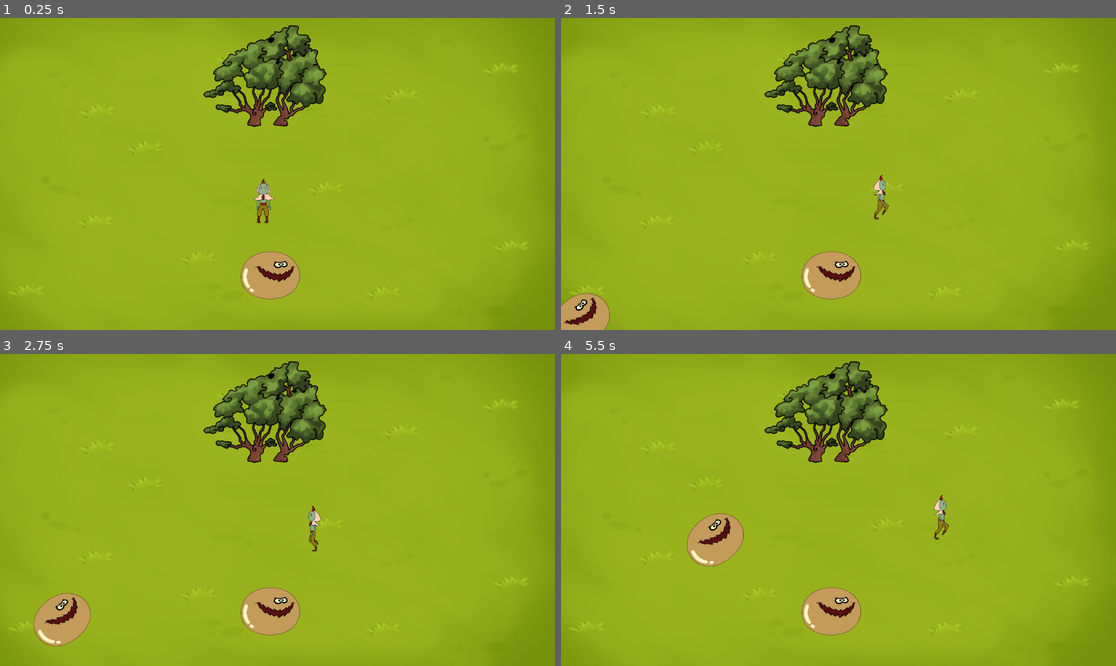
Above: before the commit, frames 1-4 (two rows, left to right).
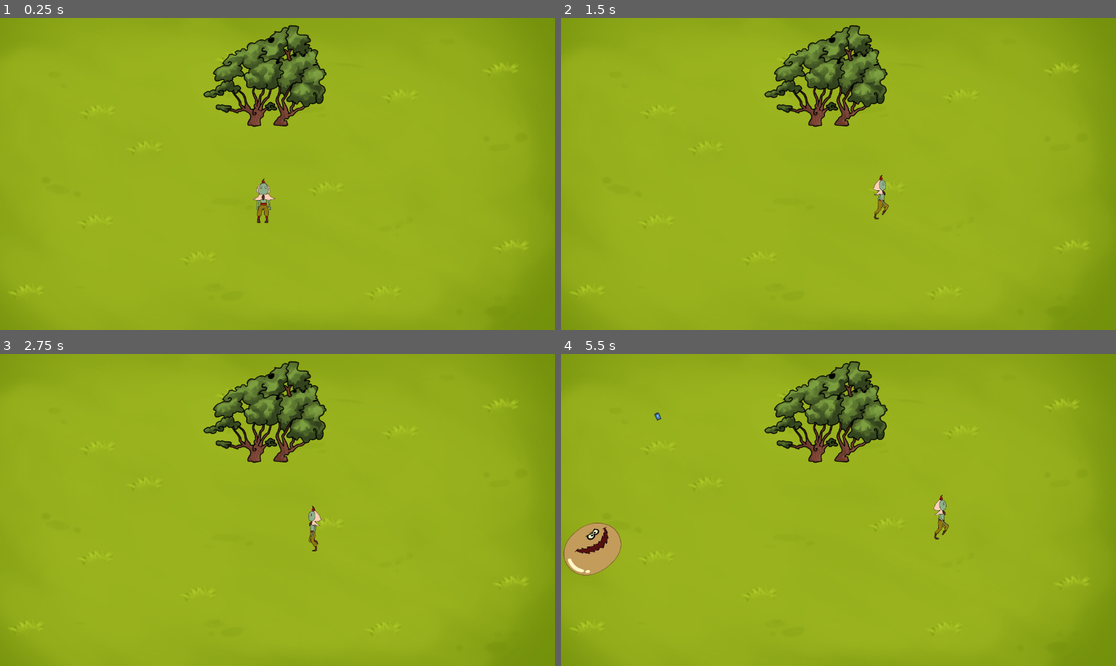
Above: after the commit, the same moments.

Repository: wmas516/SOFTENG700-Guardians-of-the-Forest
Game: Godot game, scene res://main/scenes/levels/defense/Defense.tscn
The game is run twice, just before and just after one commit, with the same random seed, the same clock (stepped at 60 frames per second) and the same inputs. This scene is started directly instead of the project's main scene. The engine's default icon, where the game draws it, is replaced by a stand-in: a white triangle on a blue panel in a dark square.
Inputs:
- Up to frame 1 (0.25 s): no input
- Up to frame 2 (1.5 s): tap Enter at 0.5 s; hold D (Right) from 0.53 s (still down); tap C (Damage) at 0.6, 1.35 s; tap W (Up) at 0.77 s
- Up to frame 3 (2.75 s): tap W (Up) at 1.52 s; release D (Right) at 2.03 s; hold A (Left) from 2.03 s (still down); tap E (Heal) at 2.1 s; tap C (Damage) at 2.3 s
- Up to frame 4 (5.5 s): release A (Left) at 2.78 s; hold D (Right) 2.78-4.28 s; tap C (Damage) at 2.85, 3.6, 4.55, 5.1 s; tap W (Up) at 3.02, 3.77, 4.52 s; hold A (Left) 4.28-5.03 s; tap E (Heal) at 4.35 s; hold D (Right) from 5.03 s (still down)

The runs differ from the first frame. In frame 1, 1.3% of the frame differs, in the area x 43-55%, y 74-91%; in frame 2, 2.2%; in frame 3, 2.7%; in frame 4, 4.0%, in the area x 0-55%, y 18-91%.

Commit message:
feat: Added spawning of enemies

Diff:
--- a/guardians-of-the-forrest/main/scenes/levels/defense/Defense.tscn
+++ b/guardians-of-the-forrest/main/scenes/levels/defense/Defense.tscn
@@ -9,16 +9,36 @@
 [ext_resource type="PackedScene" uid="uid://bplrvtsqqw2rr" path="res://main/scenes/levels/defense/Enemy.tscn" id="6_nn2o5"]
 [ext_resource type="Script" uid="uid://8af6ifjc83pk" path="res://main/scripts/src/main/defense/Tree.gd" id="6_vbpy5"]
 [ext_resource type="Script" uid="uid://bvennvoixoq0v" path="res://main/scripts/src/main/defense/Enemy.gd" id="8_e18um"]
-[ext_resource type="Script" uid="uid://cjlm3u7rcl4br" path="res://main/scripts/src/main/defense/EnemyPath.gd" id="9_e18um"]
+[ext_resource type="Texture2D" uid="uid://wvfopgv0smo7" path="res://icon.svg" id="10_1n74u"]
 
-[sub_resource type="Curve2D" id="Curve2D_vbpy5"]
+[sub_resource type="Curve2D" id="Curve2D_1n74u"]
 _data = {
-"points": PackedVector2Array(0, 0, 0, 0, -14.461538, 688.15015, 0, 0, 0, 0, 679.0659, 41.811844)
+"points": PackedVector2Array(0, 0, 0, 0, -59.6765, 751.81177, 0, 0, 0, 0, 583.73926, 158.81908)
 }
 point_count = 2
 
-[node name="Defense" type="Node2D" unique_id=1123565302]
+[sub_resource type="Curve2D" id="Curve2D_a68iq"]
+_data = {
+"points": PackedVector2Array(0, 0, 0, 0, -50, 300, 0, 0, 0, 0, -50, 650)
+}
+point_count = 2
+
+[sub_resource type="Curve2D" id="Curve2D_xkn8c"]
+_data = {
+"points": PackedVector2Array(0, 0, 0, 0, 1200, 300, 0, 0, 0, 0, 1200, 650)
+}
+point_count = 2
+
+[sub_resource type="Curve2D" id="Curve2D_3sbh2"]
+_data = {
+"points": PackedVector2Array(0, 0, 0, 0, -50, 700, 0, 0, 0, 0, 1200, 700)
+}
+point_count = 2
+
+[node name="Defense" type="Node2D" unique_id=1123565302 node_paths=PackedStringArray("enemy", "spawnTimer")]
 script = ExtResource("1_1n74u")
+enemy = NodePath("Enemy")
+spawnTimer = NodePath("SpawnTimer")
 
 [node name="PlayerDef" parent="." unique_id=868766390 instance=ExtResource("2_3g5mn")]
 position = Vector2(548.00006, 375.00003)
@@ -52,35 +72,57 @@
 collision_mask = 7
 script = ExtResource("6_vbpy5")
 
-[node name="Enemy" parent="." unique_id=475867398 groups=["Enemies", "Target"] instance=ExtResource("6_nn2o5")]
+[node name="Enemy" parent="." unique_id=475867398 node_paths=PackedStringArray("damageTimer") groups=["Enemies", "Target"] instance=ExtResource("6_nn2o5")]
 z_index = 1
-position = Vector2(-64.31964, 717.8642)
-rotation = -0.71428794
-scale = Vector2(0.12125105, 0.12063749)
-skew = -0.07199359
+position = Vector2(-70.00001, 639)
+rotation = -0.6729137
+scale = Vector2(0.1216119, 0.12027373)
+skew = -0.071320176
 collision_layer = 2
-collision_mask = 7
+collision_mask = 5
 script = ExtResource("8_e18um")
+damageTimer = NodePath("DamageTimer")
 
-[node name="Enemy2" parent="." unique_id=997142279 groups=["Enemies", "Target"] instance=ExtResource("6_nn2o5")]
-z_index = 1
-position = Vector2(559.0001, 534)
-scale = Vector2(0.12, 0.12)
-collision_layer = 2
-collision_mask = 7
-script = ExtResource("8_e18um")
+[node name="EnemyPath" type="Path2D" parent="Enemy" unique_id=190554370]
+position = Vector2(4140.663, -3977.854)
+rotation = 0.7083764
+scale = Vector2(7.7195563, 8.149365)
+curve = SubResource("Curve2D_1n74u")
 
-[node name="Path2D" type="Path2D" parent="." unique_id=1267324426]
-position = Vector2(-7.926605, 152.52545)
-scale = Vector2(0.8348624, 0.7766831)
-curve = SubResource("Curve2D_vbpy5")
+[node name="Position" type="PathFollow2D" parent="Enemy/EnemyPath" unique_id=1713734844]
+position = Vector2(-59.6765, 751.81177)
+rotation = -0.74463886
 
-[node name="PathFollow2D" type="PathFollow2D" parent="Path2D" unique_id=1690878681]
-position = Vector2(-14.461538, 688.15015)
-rotation = -0.75019336
-script = ExtResource("9_e18um")
+[node name="TextureRect" type="TextureRect" parent="Enemy/EnemyPath/Position" unique_id=435693938]
+offset_right = 10.3671875
+offset_bottom = 15.981812
+texture = ExtResource("10_1n74u")
+expand_mode = 1
 
-[node name="RemoteTransform2D" type="RemoteTransform2D" parent="Path2D/PathFollow2D" unique_id=2012538046]
-position = Vector2(-65.92842, -7.1221848)
-scale = Vector2(0.15, 0.15)
-remote_path = NodePath("../../../Enemy")
+[node name="DamageTimer" type="Timer" parent="Enemy" unique_id=1082693588]
+
+[node name="SpawnTimer" type="Timer" parent="." unique_id=133030815]
+wait_time = 4.0
+
+[node name="Left" type="Path2D" parent="." unique_id=326367309]
+curve = SubResource("Curve2D_a68iq")
+
+[node name="Position" type="PathFollow2D" parent="Left" unique_id=917788338]
+position = Vector2(-50, 300)
+rotation = 1.5707964
+
+[node name="Right" type="Path2D" parent="." unique_id=244885232]
+curve = SubResource("Curve2D_xkn8c")
+
+[node name="Position" type="PathFollow2D" parent="Right" unique_id=1357526468]
+position = Vector2(1200, 300)
+rotation = 1.5707964
+
+[node name="Bottom" type="Path2D" parent="." unique_id=2060728132]
+curve = SubResource("Curve2D_3sbh2")
+
+[node name="Position" type="PathFollow2D" parent="Bottom" unique_id=453209793]
+position = Vector2(-50, 700)
+
+[connection signal="timeout" from="Enemy/DamageTimer" to="Enemy" method="_on_damage_timer_timeout"]
+[connection signal="timeout" from="SpawnTimer" to="." method="_on_spawn_timer_timeout"]
--- a/guardians-of-the-forrest/main/scenes/levels/defense/Enemy.tscn
+++ b/guardians-of-the-forrest/main/scenes/levels/defense/Enemy.tscn
@@ -6,7 +6,7 @@
 radius = 414.0
 height = 1046.0
 
-[node name="Enemy" type="StaticBody2D" unique_id=997142279]
+[node name="Enemy" type="CharacterBody2D" unique_id=959500786]
 
 [node name="Sprite2D" type="Sprite2D" parent="." unique_id=907736169]
 texture = ExtResource("1_57y6x")
--- a/guardians-of-the-forrest/main/scenes/levels/platforming/Platforming.tscn
+++ b/guardians-of-the-forrest/main/scenes/levels/platforming/Platforming.tscn
@@ -1,6 +1,6 @@
 [gd_scene format=4 uid="uid://b837183jblvu4"]
 
-[ext_resource type="Script" uid="uid://dkokt8mfgal1i" path="res://main/scripts/src/main/platforming/level.gd" id="1_ov1ge"]
+[ext_resource type="Script" uid="uid://dkokt8mfgal1i" path="res://main/scripts/src/main/platforming/Level.gd" id="1_ov1ge"]
 [ext_resource type="PackedScene" uid="uid://bpdur70ykfenc" path="res://main/scenes/levels/platforming/Player.tscn" id="2_cd8s3"]
 [ext_resource type="PackedScene" uid="uid://dajcbf6o7w0br" path="res://main/scenes/levels/platforming/TileMap.tscn" id="4_cd8s3"]
 [ext_resource type="PackedScene" uid="uid://dn5gd5fak5r1d" path="res://main/scenes/backgrounds/Background1.tscn" id="4_ov1ge"]
--- a/guardians-of-the-forrest/main/scripts/src/main/defense/Enemy.gd
+++ b/guardians-of-the-forrest/main/scripts/src/main/defense/Enemy.gd
@@ -1,7 +1,15 @@
-extends Node
+extends CharacterBody2D
 
 @onready var rangeRay: RayCast2D = $RayCast2D
 @onready var sprite: Sprite2D = $Sprite2D
+
+@export var enabled = false
+
+@onready  var path: Path2D = $EnemyPath
+@onready  var follow: PathFollow2D = $EnemyPath/Position
+@export var damageTimer: Timer
+@export var speed = 0.002
+var timerOver = false
 
 # Called when the node enters the scene tree for the first time.
 func _ready() -> void:
@@ -13,13 +21,19 @@
 	pass
 
 func _physics_process(delta: float) -> void:
-	var damaged = getTargetsInRange()
+	if (enabled):
+		var damaged = getTargetsInRange()
 
-	for target in damaged:
-		if (target
-		&& target.is_in_group("Tree")
-		&& target.has_method("damage")):
-			target.damage()
+		damageTargets(damaged)
+		if (follow):
+			if (damageTimer && !damageTimer.is_stopped()):
+				pass
+			else:
+				moveAlongPath()
+				position = follow.position
+
+		move_and_slide()
+	return
 
 
 func damage():
@@ -66,6 +80,19 @@
 	print("valid parent not found")
 	return null
 
+func damageTargets(damaged):
+	for target in damaged:
+		if (target
+		&& target.is_in_group("Tree")
+		&& target.has_method("damage")):
+			if (damageTimer):
+				if (damageTimer.is_stopped()):
+					damageTimer.start()
+				elif (timerOver):
+					target.damage()
+					damage()
+			else:
+				target.damage()
 
 func xFlip(xReverse):
 	sprite.flip_h = xReverse
@@ -74,3 +101,31 @@
 		rangeRay.rotation_degrees = 180
 	else:
 		rangeRay.rotation_degrees = 0
+
+
+func moveAlongPath():
+	if (follow):
+		follow.progress_ratio += speed
+
+
+func _on_damage_timer_timeout() -> void:
+	timerOver = true
+
+
+func setPath(point):
+	if (path):
+		if (!path.curve):
+			return
+
+		# Give each clone its own curve so edits don't leak to other enemies.
+		path.curve = path.curve.duplicate()
+		var curve = path.curve
+		curve.set_point_position(0, point)
+		follow.progress_ratio = 0
+
+	return
+
+func setEnabled(enable):
+	enabled = enable
+	visible = enable
+	return
--- a/guardians-of-the-forrest/main/scripts/src/main/defense/Main.gd
+++ b/guardians-of-the-forrest/main/scripts/src/main/defense/Main.gd
@@ -1,11 +1,56 @@
 extends Node2D
 
+@export var waveEnemies = [1,2,4,6]
+@export var wave = 0
+@export var enemy: CharacterBody2D
+@export var spawnTimer: Timer
+var enemies = []
+@onready var leftFollow: PathFollow2D = $Left/Position
+@onready var rightFollow: PathFollow2D = $Right/Position
+@onready var bottomFollow: PathFollow2D = $Bottom/Position
 
 # Called when the node enters the scene tree for the first time.
 func _ready() -> void:
+	#enemy.setEnabled(true)
+	if (spawnTimer):
+		spawnTimer.start()
 	pass # Replace with function body.
 
 
 # Called every frame. 'delta' is the elapsed time since the previous frame.
 func _process(delta: float) -> void:
 	pass
+
+
+func _on_spawn_timer_timeout() -> void:
+	print("timeout")
+	spawn()
+	pass # Replace with function body.
+
+
+func spawn():
+	if (enemy):
+		var newEnemy = enemy.duplicate()
+		var spawnPoint = randomSpawn()
+
+		add_child(newEnemy)
+		newEnemy.global_position = spawnPoint
+		if newEnemy.has_method("setPath"):
+			newEnemy.setPath(spawnPoint)
+		if newEnemy.has_method("setEnabled"):
+			newEnemy.setEnabled(true)
+		enemies.append(newEnemy)
+		print("cloned")
+
+
+func randomSpawn() -> Vector2:
+	match(randi() % 3):
+		0:
+			leftFollow.set_progress_ratio(randf())
+			return(leftFollow.position)
+		1:
+			rightFollow.set_progress_ratio(randf())
+			return(rightFollow.position)
+		_:
+			bottomFollow.set_progress_ratio(randf())
+			return(bottomFollow.position)
--- a/guardians-of-the-forrest/main/scripts/src/main/defense/Player_def.gd
+++ b/guardians-of-the-forrest/main/scripts/src/main/defense/Player_def.gd
@@ -8,6 +8,7 @@
 
 func _ready() -> void:
 	rangeRay.collision_mask = self.collision_mask
+	return
 
 func _physics_process(delta: float) -> void:
 
@@ -17,7 +18,7 @@
 	velocity.y = (speed * y)
 	velocity.x = (speed * x)
 
-	flip(x, y)
+	flip(x < 0)
 
 	if(Input.is_action_just_pressed("Heal")):
 		var healed = getTargetsInRange()
@@ -38,43 +39,38 @@
 			&& target.has_method("damage")):
 				target.damage()
 
-
+	setTargetAngle(x, y)
 	move_and_slide()
 	update_animation((y || x))
+	return
 
-func flip(x, y):
-	var xReverse = x < 0
-	var angle
+func flip(xReverse):
 	animated_sprite.flip_h = xReverse
+	return
 
+func setTargetAngle(x, y):
+	var angle = null
 
+	if x != 0:
+		if x > 0:
+			angle = 0
+		else:
+			angle = 180
+		if y != 0:
+			angle += 45 * sign(y) * sign(x)
+	elif y != 0:
+			angle = 90 * sign(y)
 
-	if (x != 0):
-		if (xReverse):
-			angle = 180
-		else:
-			angle = 0
-
-		if (y < 0):
-			angle += 45
-		elif (y > 0):
-			angle -= 45
-
-	else:
-		if (y < 0):
-			angle = -90
-		else:
-			angle = 90
-
-	if (angle):
+	if (angle != null):
 		rangeRay.rotation_degrees = angle
-
+	return
 
 func update_animation(move):
 	if move:
 		animated_sprite.play("run")
 	else:
 		animated_sprite.play("idle")
+	return
 
 
 func getTargetsInRange() -> Array[Node]:
